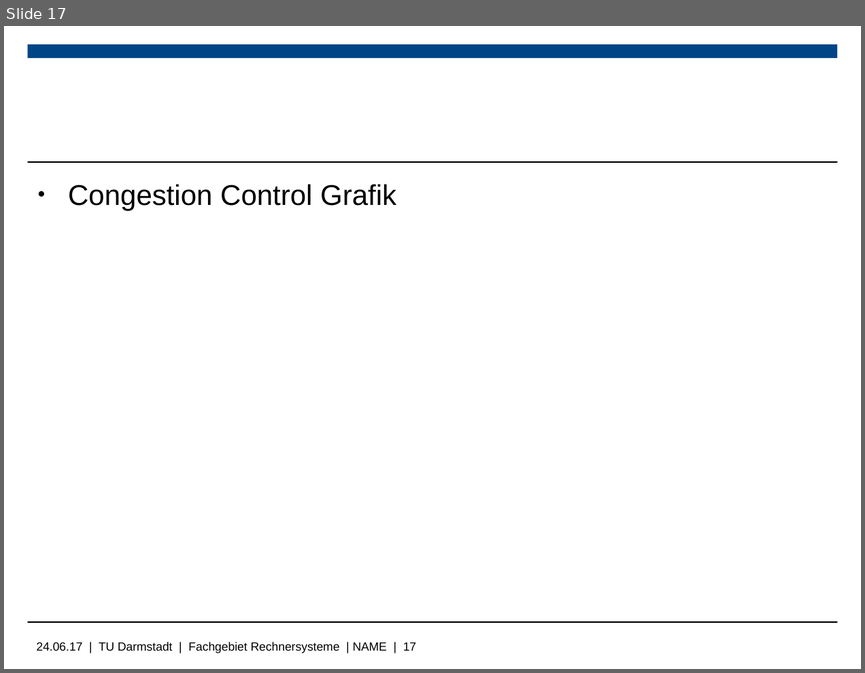
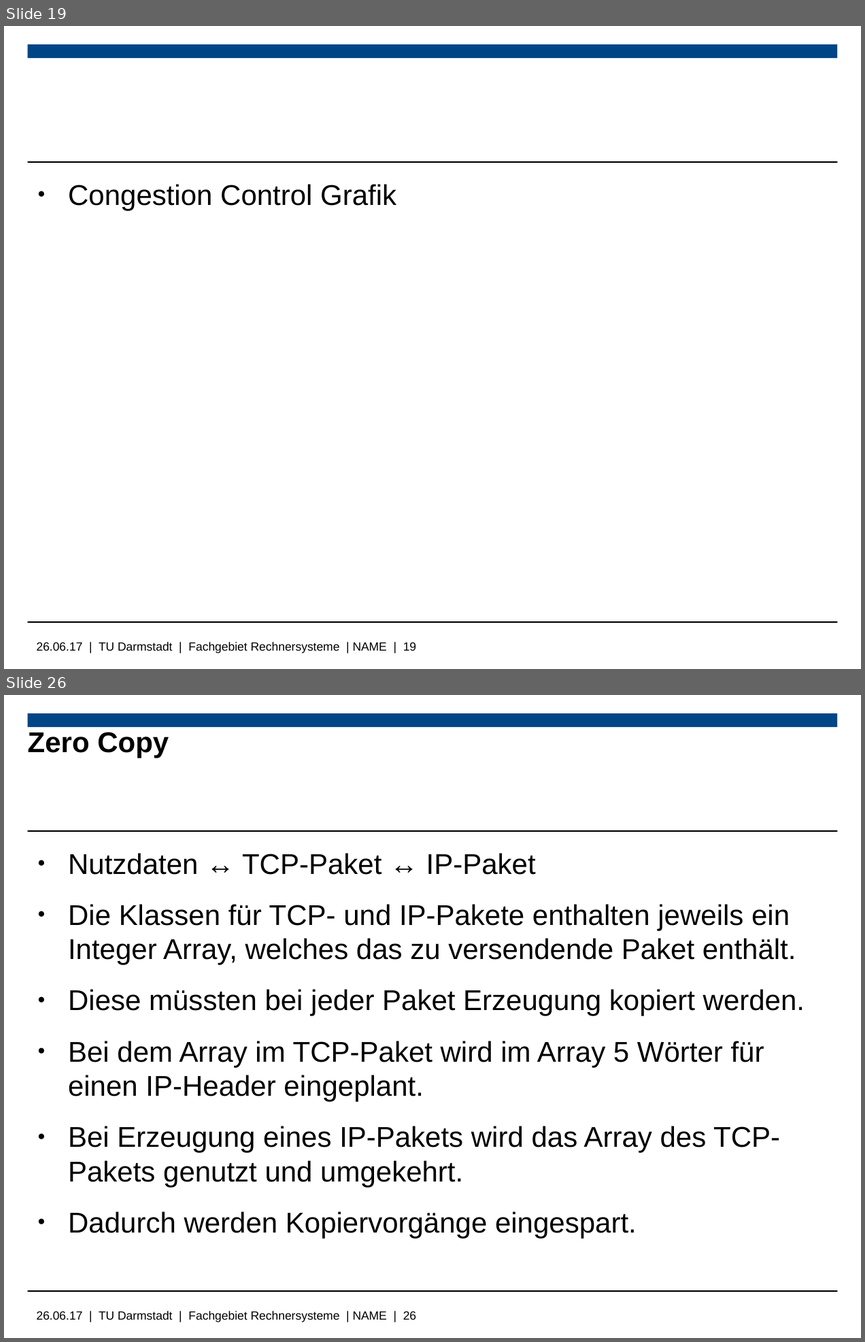
Before and after one commit to Wiero/Bachelorarbeit, a slide deck: Bachelorpräsenation.odp. Shown one above the other, each under a label of ours: slide 17 before the commit, slides 19 and 26 after it; the slides between them are not shown. The pictures are 865x673 and 865x1342 pixels, drawn with LibreOffice and Linux fonts; fonts in the diff are those of the drawing; background and template pictures are left out. Boxes give left, top, right and bottom in pixels: in the first picture for what was removed or moved away, otherwise in the second. Text is boxed around its words. In the diff, an @@ line names an element or a change of style, - is before the commit and + after.

```diff
--- a/Bachelorpräsenation.odp
+++ b/Bachelorpräsenation.odp
@@ slide 26 added at <box>4,695,861,1338</box>, background #FFFFFF; not listed: 4 template elements that a slide beside it also shows @@
@@ title added at <box>28,732,169,758</box>, 24 pt, text #000000, bold @@
+Zero Copy
@@ text added at <box>68,853,804,1238</box>, 24 pt, text #000000 @@
+● Nutzdaten ↔ TCP-Paket ↔ IP-Paket
+● Die Klassen für TCP- und IP-Pakete enthalten jeweils ein Integer Array, welches das zu versendende Paket enthält.
+● Diese müssten bei jeder Paket Erzeugung kopiert werden.
+● Bei dem Array im TCP-Paket wird im Array 5 Wörter für einen IP-Header eingeplant.
+● Bei Erzeugung eines IP-Pakets wird das Array des TCP-Pakets genutzt und umgekehrt.
+● Dadurch werden Kopiervorgänge eingespart.
@@ what was slide 17 is now slide 19 @@
@@ text at <box>37,641,416,653</box>: text changed @@
-24.06.17 | TU Darmstadt | Fachgebiet Rechnersysteme | NAME | 17
+26.06.17 | TU Darmstadt | Fachgebiet Rechnersysteme | NAME | 19
```
Also in this commit, not shown: 5 slides changed, 12 other slides added, 3 slides removed, 12 other files.
